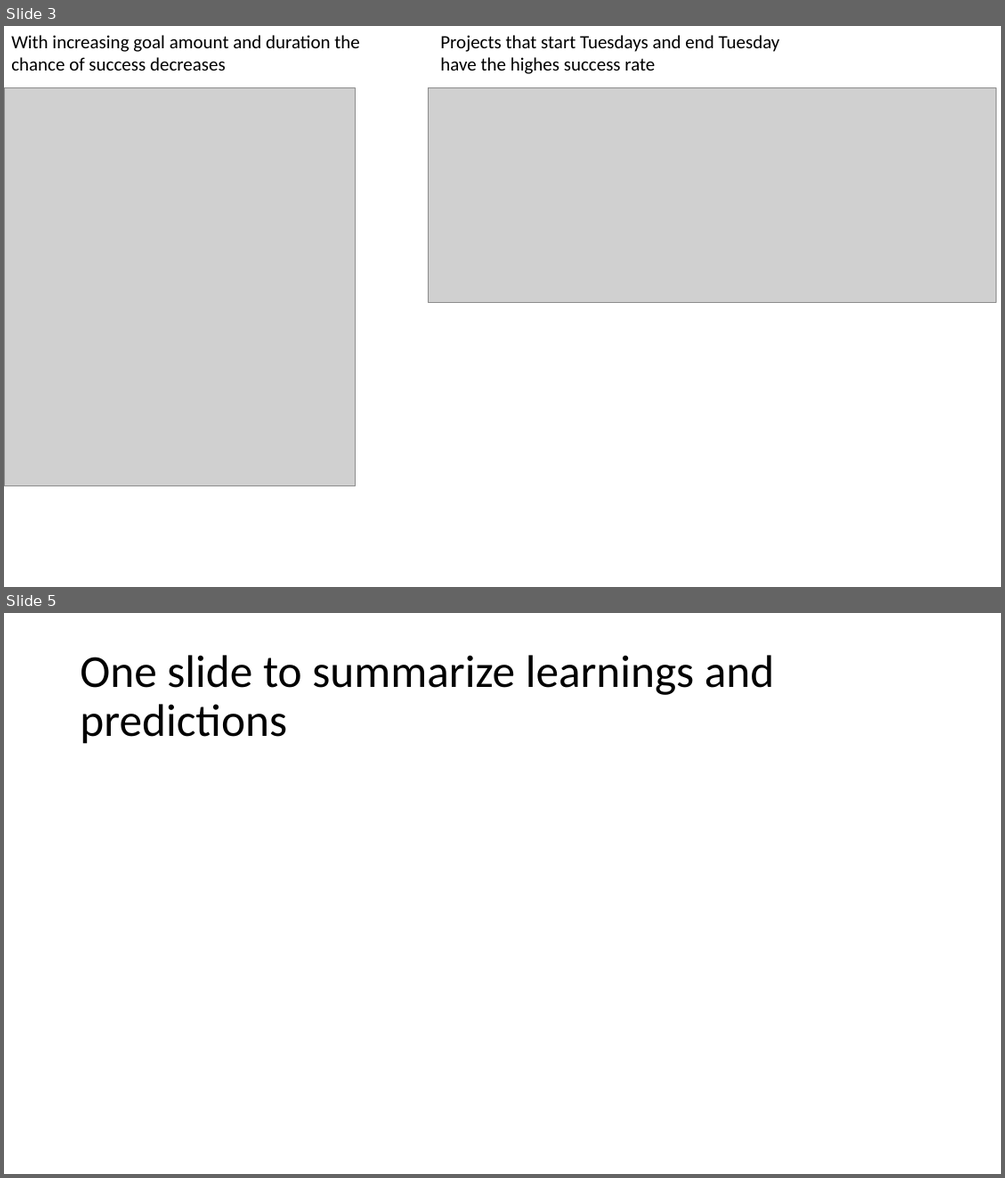
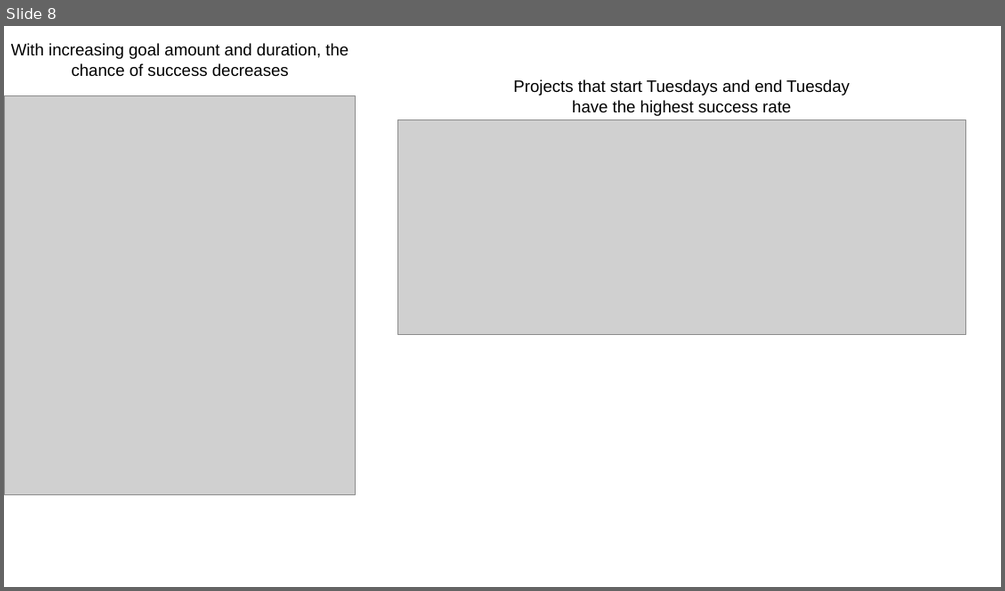
Before and after one commit to nicolerichter1989/kickstarter, a slide deck: kickstarter_presentation.pptx. Shown one above the other, each under a label of ours: slides 3 and 5 before the commit, slide 8 after it; the slides between them are not shown. The pictures are 1005x1178 and 1005x591 pixels, drawn with LibreOffice and Linux fonts; fonts in the diff are those of the drawing; grey boxes stand for pictures. Boxes give left, top, right and bottom in pixels: in the first picture for what was removed or moved away, otherwise in the second. Text is boxed around its words. In the diff, an @@ line names an element or a change of style, - is before the commit and + after.

```diff
--- a/kickstarter_presentation.pptx
+++ b/kickstarter_presentation.pptx
@@ slide 5 removed at [4, 613, 1001, 1174], background #FFFFFF @@
@@ title removed at [80, 655, 774, 744] @@
-One slide to summarize learnings and predictions
@@ what was slide 3 is now slide 8 @@
@@ slide 8 changed as well @@
@@ text at [11, 43, 348, 77]: text changed; size 18 to 16 pt; font Calibri to Arial @@
-With increasing goal amount and duration the chance of success decreases
+With increasing goal amount and duration, the chance of success decreases
@@ picture: place and size @@
-picture at [4, 88, 356, 486]
+picture at [5, 96, 356, 494]
@@ text at [513, 79, 850, 116]: text changed; size 18 to 16 pt; font Calibri to Arial @@
-Projects that start Tuesdays and end Tuesday have the highes success rate
+Projects that start Tuesdays and end Tuesday have the highest success rate
@@ picture: place and size @@
-picture at [429, 88, 996, 302]
+picture at [398, 120, 966, 334]
```
Also in this commit, not shown: 2 other slides changed, 5 slides added, 2 other slides removed, 1 other file.
